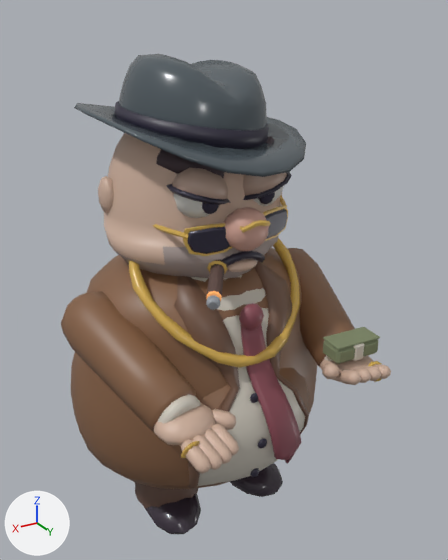
Two versions of the glTF model art/models/boss.glb, one commit apart.
Both versions are drawn from a 50 mm lens placed at (1.14, 2.13, 2.12), pointed at (-0.07, 0.12, 1.11). Every picture has the same lights, and +X, +Y and +Z are marked at lower left. The first picture is the older version. Where no turn or scale is listed for an object, it has been applied to the vertices. Vertices at exactly the same position are counted once.

The first picture shows 'ArmLeft', 'ArmRight', 'Cigar', 'EyeLeft', 'EyeRight', 'FootLeft', 'FootRight', 'Hand__L', 'Hand__R', 'Hat', 'HeadPivot', 'LidLeft', 'LidRight', 'Pupil__L', 'Pupil__R', 'Sunglasses', 'Torso' and 6 more.
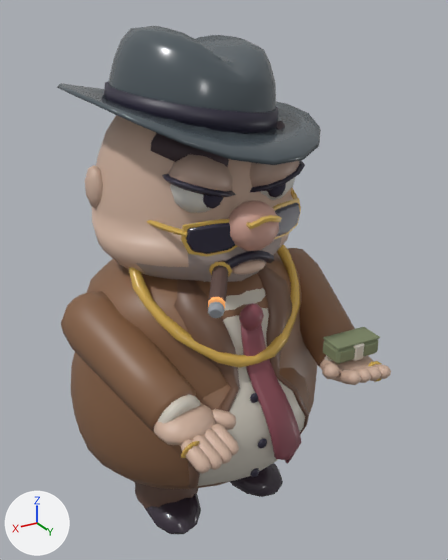
Patch to the scene script:
```diff
--- a/art/models/boss.glb.py
+++ b/art/models/boss.glb.py
@@ me_headpivot @@
-me_headpivot.from_pydata(...)  # 600 vertices, 1168 faces; spans x -0.381..0.381, y -0.337..0.451, z -0.04..0.612
+me_headpivot.from_pydata(...)  # 600 vertices, 1168 faces; spans x -0.426..0.426, y -0.377..0.505, z -0.045..0.685
+# me_headpivot part 1: a new loose piece, an icosphere of 80 faces spanning x 0.358..0.426, y -0.094..0.026, z 0.241..0.409, in mat_toon_skin (beige #ceb09d)
+# me_headpivot part 2: a new loose piece, a UV sphere (12 segments, 6 rings, poles along z) spanning x -0.073..0.073, y 0.369..0.43, z 0.055..0.102, in mat_toon_skin (beige #ceb09d)
+# me_headpivot part 3: a new loose piece, a UV sphere (14 segments, 7 rings, poles along z) spanning x -0.092..0.092, y 0.344..0.505, z 0.154..0.328, in mat_nose (beige #cea193)
+# me_headpivot part 4: the loose piece of 42 vertices spanning x -0.115..0.115, y 0.316..0.377, z 0.056..0.126 is scaled about the mesh origin by 1.12
+# me_headpivot part 5: the loose piece of 30 vertices spanning x 0.044..0.249, y 0.16..0.327, z 0.386..0.49 is scaled about the mesh origin by 1.12
+# me_headpivot part 6: the loose piece of 30 vertices spanning x -0.249..-0.044, y 0.16..0.327, z 0.386..0.49 is scaled about the mesh origin by 1.12
+# me_headpivot part 7: the loose piece of 266 vertices spanning x -0.366..0.366, y -0.337..0.361, z -0.04..0.612 is rebuilt with 266 vertices and now spans x -0.41..0.41, y -0.377..0.404, z -0.045..0.685
+# me_headpivot part 8: the loose piece of 86 vertices spanning x -0.082..0.082, y 0.307..0.451, z 0.137..0.293 is deleted
+# me_headpivot part 9: the loose piece of 62 vertices spanning x -0.065..0.065, y 0.329..0.384, z 0.049..0.091 is deleted
+# me_headpivot part 10: the loose piece of 42 vertices spanning x 0.319..0.381, y -0.083..0.023, z 0.215..0.365 is deleted
+# other edits to the shape of me_headpivot do not show in these pictures
 me_headpivot.materials.append(mat_toon_skin)
@@ me_cigar @@
-me_cigar.from_pydata(...)  # 155 vertices, 298 faces; spans x -0.033..0.134, y -0.035..0.181, z -0.08..0.03
+me_cigar.from_pydata(...)  # 155 vertices, 298 faces; spans x -0.037..0.151, y -0.039..0.203, z -0.09..0.033
+# me_cigar part 11: the whole mesh is scaled about the mesh origin by 1.12
 me_cigar.materials.append(mat_cigar)
@@ me_hat @@
-me_hat.from_pydata(...)  # 333 vertices, 662 faces; spans x -0.437..0.426, y -0.47..0.465, z -0.097..0.276
+me_hat.from_pydata(...)  # 333 vertices, 662 faces; spans x -0.489..0.477, y -0.526..0.521, z -0.108..0.309
+# me_hat part 12: the whole mesh is scaled about the mesh origin by 1.12
 me_hat.materials.append(mat_toon_metal_dark)
@@ me_sunglasses @@
-me_sunglasses.from_pydata(...)  # 264 vertices, 500 faces; spans x -0.325..0.331, y -0.303..0.112, z -0.068..0.085
+me_sunglasses.from_pydata(...)  # 264 vertices, 500 faces; spans x -0.364..0.371, y -0.339..0.125, z -0.076..0.095
+# me_sunglasses part 13: the whole mesh is scaled about the mesh origin by 1.12
 me_sunglasses.materials.append(mat_lens)
@@ ob_cigar @@
 ob_cigar = bpy.data.objects.new('Cigar', me_cigar)
-ob_cigar.location = (0.088, 0.332, 1.278)
+ob_cigar.location = (0.099, 0.372, 1.287)
@@ ob_eyeleft @@
 ob_eyeleft = bpy.data.objects.new('EyeLeft', me_eyeleft)
-ob_eyeleft.location = (-0.13, 0.278, 1.538)
+ob_eyeleft.location = (-0.146, 0.311, 1.579)
@@ ob_lidleft @@
 ob_lidleft = bpy.data.objects.new('LidLeft', me_lidleft)
-ob_lidleft.location = (-0.13, 0.278, 1.538)
+ob_lidleft.location = (-0.146, 0.311, 1.579)
@@ ob_pupil__l @@
 ob_pupil__l = bpy.data.objects.new('Pupil__L', me_pupil__l)
-ob_pupil__l.location = (-0.116, 0.334, 1.516)
+ob_pupil__l.location = (-0.13, 0.374, 1.554)
@@ ob_eyeright @@
 ob_eyeright = bpy.data.objects.new('EyeRight', me_eyeright)
-ob_eyeright.location = (0.13, 0.278, 1.538)
+ob_eyeright.location = (0.146, 0.311, 1.579)
@@ ob_lidright @@
 ob_lidright = bpy.data.objects.new('LidRight', me_lidright)
-ob_lidright.location = (0.13, 0.278, 1.538)
+ob_lidright.location = (0.146, 0.311, 1.579)
@@ ob_pupil__r @@
 ob_pupil__r = bpy.data.objects.new('Pupil__R', me_pupil__r)
-ob_pupil__r.location = (0.116, 0.334, 1.516)
+ob_pupil__r.location = (0.13, 0.374, 1.554)
@@ ob_hat @@
 ob_hat = bpy.data.objects.new('Hat', me_hat)
-ob_hat.location = (0.0, -0.02, 1.705)
+ob_hat.location = (0.0, -0.022, 1.766)
@@ ob_sunglasses @@
 ob_sunglasses = bpy.data.objects.new('Sunglasses', me_sunglasses)
-ob_sunglasses.location = (0.0, 0.35, 1.4)
+ob_sunglasses.location = (0.0, 0.392, 1.424)
```

What differs and where, as boxes (x1, y1, x2, y2) in the pictures (448 x 560 px; the box of a moved part takes in the faces that stretch with it):
'Hat', moved, rescaled (14% wider, 13% taller)
    before: (74, 54, 306, 177)
    after: (57, 26, 321, 165)
'HeadPivot', reshaped (13% wider, 15% taller)
    before: (98, 133, 282, 278)
    after: (85, 115, 293, 282)
'Sunglasses', moved, rescaled (14% wider, 13% taller)
    before: (153, 195, 288, 256)
    after: (147, 188, 301, 257)
'LidRight', moved
    before: (166, 167, 230, 205)
    after: (162, 154, 236, 198)
'LidLeft', moved
    before: (243, 172, 292, 200)
    after: (249, 160, 305, 192)
'Cigar', moved, rescaled (14% wider, 13% taller)
    before: (206, 259, 227, 310)
    after: (208, 260, 232, 318)
'EyeRight', moved
    before: (173, 193, 209, 218)
    after: (170, 184, 212, 213)
'Pupil__R', moved
    before: (202, 202, 220, 214)
    after: (203, 195, 223, 208)
'EyeLeft', moved (mostly hidden)
    before: (253, 186, 284, 207)
    after: (260, 177, 296, 200)
'Pupil__L', moved
    before: (258, 192, 275, 204)
    after: (267, 183, 286, 198)
part 1 of me_headpivot, added (beige)
    after: (85, 165, 103, 208)
part 2 of me_headpivot, added
    after: (231, 260, 265, 275)
part 3 of me_headpivot, added (beige)
    after: (228, 201, 279, 251)
part 4 of me_headpivot, moved or reshaped
    before: (221, 251, 265, 267)
    after: (225, 250, 274, 268)
part 5 of me_headpivot, moved or reshaped
    before: (156, 149, 225, 178)
    after: (151, 133, 229, 167)
part 6 of me_headpivot, moved or reshaped (mostly hidden)
    before: (267, 136, 275, 145)
    after: (256, 121, 285, 164)
part 7 of me_headpivot, rebuilt (13% wider, 15% taller)
    before: (104, 133, 282, 278)
    after: (92, 115, 293, 282)
part 8 of me_headpivot, deleted (beige)
    before: (224, 207, 269, 251)
part 9 of me_headpivot, deleted
    before: (227, 259, 257, 272)
part 10 of me_headpivot, deleted (beige)
    before: (98, 176, 114, 214)
